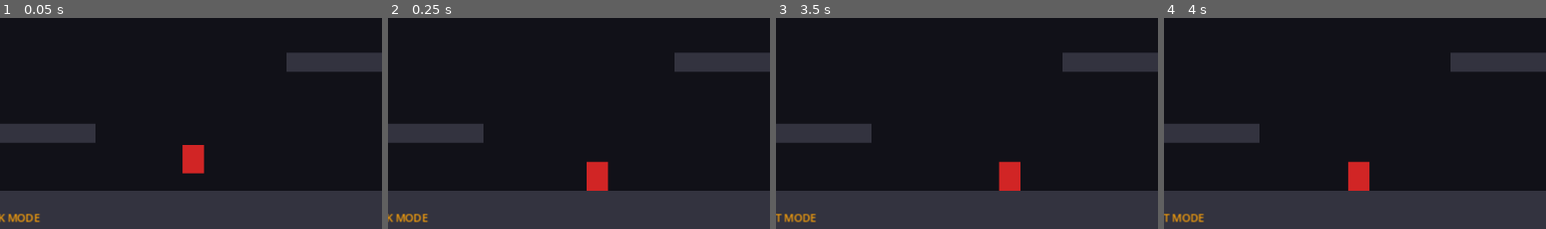
Above: before the commit, frames 1-4 (left to right).
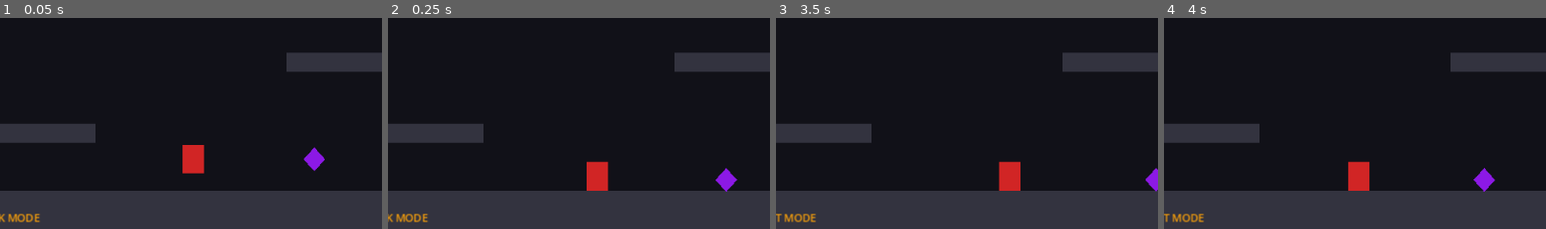
Above: after the commit, the same moments.

Repository: readycheck-studios/steeleternal
Game: Godot game, scene res://scenes/levels/TestRoom.tscn
The game is run twice, just before and just after one commit, with the same random seed, the same clock (stepped at 60 frames per second) and the same inputs.
Inputs (mouse positions are % of the whole screen's width and height, from its top left):
- Up to frame 1 (0.05 s): no input
- Up to frame 2 (0.25 s): no input
- Up to frame 3 (3.5 s): move the mouse to (72, 44) at 0.52 s; press the mouse at (72, 44) at 0.53 s; hold R (h_phase_right) 0.53-2.03 s; tap Space (p_jump) at 0.77, 1.52, 3.02 s; move the mouse to (30, 54) at 1.27 s; release the mouse at (30, 54) at 1.28 s; tap E (p_interact) at 1.35 s; move the mouse to (60, 27) at 2.02 s; hold A (p_move_left) 2.03-2.78 s; hold Q (p_utility) 2.03-2.78 s; move the mouse to (45, 70) at 2.77 s; hold R (h_phase_right) from 2.78 s (still down); click (45, 70) at 2.85 s
- Up to frame 4 (4 s): keep holding R (h_phase_right); move the mouse to (80, 64) at 3.52 s; hold E (p_interact) from 3.53 s (still down); tap Space (p_jump) at 3.77 s
The pictures show only the part of the screen within x 50-100%, y 50-100%; the shares and areas given below are measured in that part.

The runs differ from the first frame. In frame 1, 0.3% of the frame differs, in the area x 79-85%, y 61-73%; in frame 2, 0.3%, in the area x 85-92%, y 71-83%; in frame 3, 0.2%; in frame 4, 0.3%.

Commit message:
feat: Neural Parasite enemy — Jason-exclusive predator
Small fast enemy (100px/s, 18HP) that only tracks Jason.
Ignores N.O.V.A. entirely — drops target when Jason boards,
instantly aggros when Jason disembarks. Diagonal leap attack
(220px/s) reaches platforms so hacking is never safe.

Countered by: Data-Spike stun, N.O.V.A. cannon, remounting.

2 placed in TestRoom: one at hacking terminal (x=580),
one past phase wall (x=1150, accessible after Core shift).

Co-Authored-By: Claude Sonnet 4.6 <noreply@anthropic.com>

Diff:
--- /dev/null
+++ b/godot/scenes/enemies/NeuralParasite.tscn
@@ -0,0 +1,19 @@
+[gd_scene load_steps=3 format=3]
+
+[ext_resource type="Script" path="res://scripts/enemies/neural_parasite.gd" id="1_np"]
+
+[sub_resource type="RectangleShape2D" id="RectangleShape2D_np"]
+size = Vector2(14, 18)
+
+[node name="NeuralParasite" type="CharacterBody2D"]
+collision_layer = 64
+collision_mask = 39
+script = ExtResource("1_np")
+
+[node name="CollisionShape2D" type="CollisionShape2D" parent="."]
+shape = SubResource("RectangleShape2D_np")
+
+; Violet diamond — visually distinct from Grunt (rectangle) and Bulwark (armour polygon)
+[node name="Visual" type="Polygon2D" parent="."]
+polygon = PackedVector2Array(0, -10, 9, 0, 0, 10, -9, 0)
+color = Color(0.55, 0.10, 0.90, 1.0)
--- a/godot/scenes/levels/TestRoom.tscn
+++ b/godot/scenes/levels/TestRoom.tscn
@@ -7,6 +7,7 @@
 [ext_resource type="PackedScene" path="res://scenes/quantum/QuantumCore.tscn" id="5_quantum_core"]
 [ext_resource type="Script" path="res://scripts/quantum/phase_body.gd" id="6_phase_body"]
 [ext_resource type="PackedScene" path="res://scenes/enemies/Bulwark.tscn" id="7_bulwark"]
+[ext_resource type="PackedScene" path="res://scenes/enemies/NeuralParasite.tscn" id="8_parasite"]
 
 [sub_resource type="RectangleShape2D" id="RectangleShape2D_floor"]
 size = Vector2(1920, 32)
@@ -171,3 +172,12 @@
 [node name="Visual" type="Polygon2D" parent="PhaseBridge_B"]
 polygon = PackedVector2Array(-110, -8, 110, -8, 110, 8, -110, 8)
 color = Color(0.961, 0.620, 0.043, 1.0)
+
+; Neural Parasites — hunt Jason on disembark, ignore N.O.V.A.
+; NP_1 guards the hacking terminal area — immediately threatens Jason when he approaches
+[node name="NeuralParasite_1" parent="." instance=ExtResource("8_parasite")]
+position = Vector2(580, 300)
+
+; NP_2 lurks past the phase wall — reachable after Core activation, tests Pilot combat
+[node name="NeuralParasite_2" parent="." instance=ExtResource("8_parasite")]
+position = Vector2(1150, 300)
--- /dev/null
+++ b/godot/scripts/enemies/neural_parasite.gd
@@ -0,0 +1,50 @@
+# neural_parasite.gd
+# Neural Parasite — a fast predator that exclusively hunts Jason (the pilot).
+# Ignores N.O.V.A. entirely. Drops target when Jason boards; immediately
+# aggros when Jason disembarks. Leaps diagonally so it can reach platforms.
+#
+# Tactical response: Data-Spike to stun, N.O.V.A. cannon to kill,
+# or remount N.O.V.A. to make it go passive.
+#
+# Collision Layer: 7 (Enemies) → value 64
+# Collision Mask:  1 (World) | 2 (N.O.V.A.) | 3 (Jason) | 6 (Projectiles) = 39
+extends "res://scripts/enemies/enemy_base.gd"
+
+const LEAP_FORCE: float    = 220.0
+const LEAP_COOLDOWN: float = 0.90
+
+
+var _leap_timer: float = 0.0
+
+
+func _on_enemy_ready() -> void:
+	max_hp           = 18.0
+	move_speed       = 100.0
+	detection_radius = 220.0
+	attack_radius    = 28.0
+	contact_damage   = 10.0
+	hp = max_hp
+
+
+# Only tracks Jason — completely ignores N.O.V.A.
+func _on_pawn_swapped(active_node: Node2D) -> void:
+	if active_node.is_in_group("nova_tank"):
+		target = null          # Tank is active — lose interest, go back to patrol
+	else:
+		target = active_node
+		if state != State.DEAD and state != State.STUNNED:
+			state = State.CHASE    # Instantly aggro the moment Jason disembarks
+
+
+func _state_attack(delta: float) -> void:
+	_leap_timer = maxf(_leap_timer - delta, 0.0)
+
+	if not _has_valid_target() or not _target_in_range(attack_radius * 1.3):
+		state = State.CHASE
+		return
+
+	# Diagonal leap directly toward Jason — reaches platforms, not just floor targets.
+	if _leap_timer <= 0.0:
+		var dir := (target.global_position - global_position).normalized()
+		velocity = dir * LEAP_FORCE
+		_leap_timer = LEAP_COOLDOWN
Not shown: 1 places in godot/scenes/levels/TestRoom.tscn that only renumber resources
